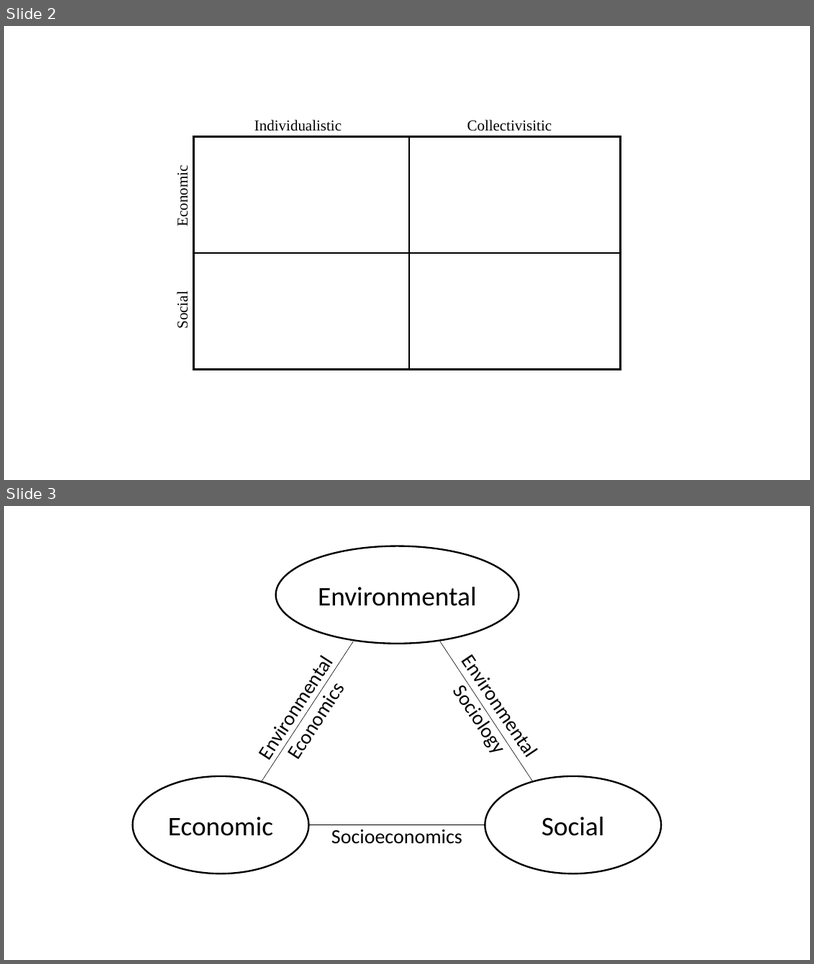
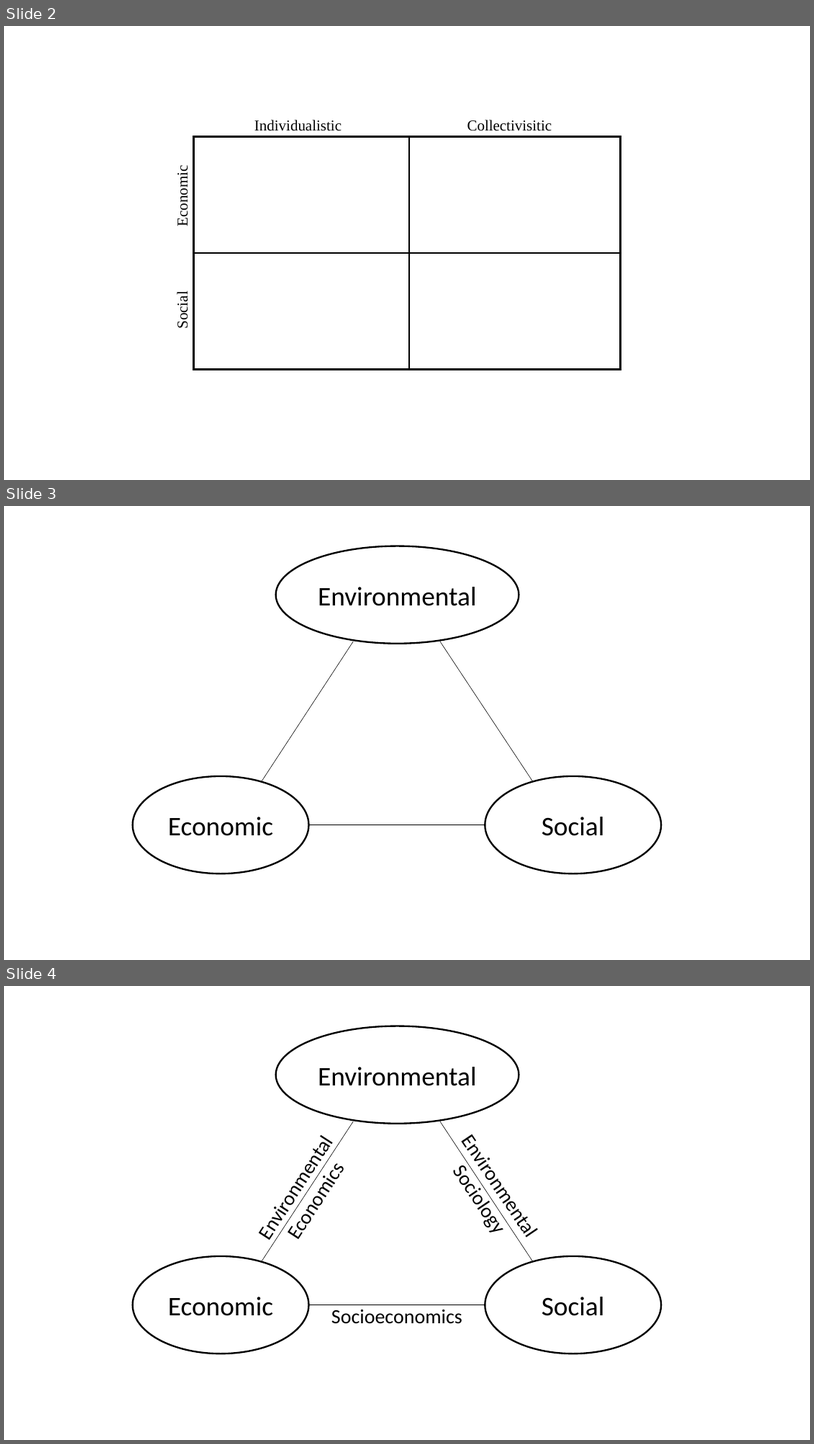
Before and after one commit to MatthewHeun/CEC2019, a slide deck: figure_other/Figures.pptx. Shown one above the other, each under a label of ours: slides 2 and 3 before the commit, slides 2, 3 and 4 after it. The pictures are 814x964 and 814x1444 pixels, drawn with LibreOffice and Linux fonts; fonts in the diff are those of the drawing. Boxes give left, top, right and bottom in pixels: in the first picture for what was removed or moved away, otherwise in the second. Text is boxed around its words. In the diff, an @@ line names an element or a change of style, - is before the commit and + after.

Commit message:
Working on social vertex.

```diff
--- a/figure_other/Figures.pptx
+++ b/figure_other/Figures.pptx
@@ slide 3 added at (4,506,810,960), background #FFFFFF @@
@@ ellipse added at (276,546,520,644), outline #000000 2 pt, 32 pt, text #000000 @@
+Environmental
@@ line added from (354, 641) to (261, 782), #000000 0.5 pt @@
@@ line added from (440, 641) to (533, 781), #000000 0.5 pt @@
@@ ellipse added at (133,776,309,873), outline #000000 2 pt, 32 pt, text #000000 @@
+Economic
@@ ellipse added at (486,776,661,873), outline #000000 2 pt, 32 pt, text #000000 @@
+Social
@@ line added from (309, 825) to (486, 825), #000000 0.5 pt @@
@@ what was slide 3 is now slide 4 @@
```
Also in this commit, not shown: 3 other files.
